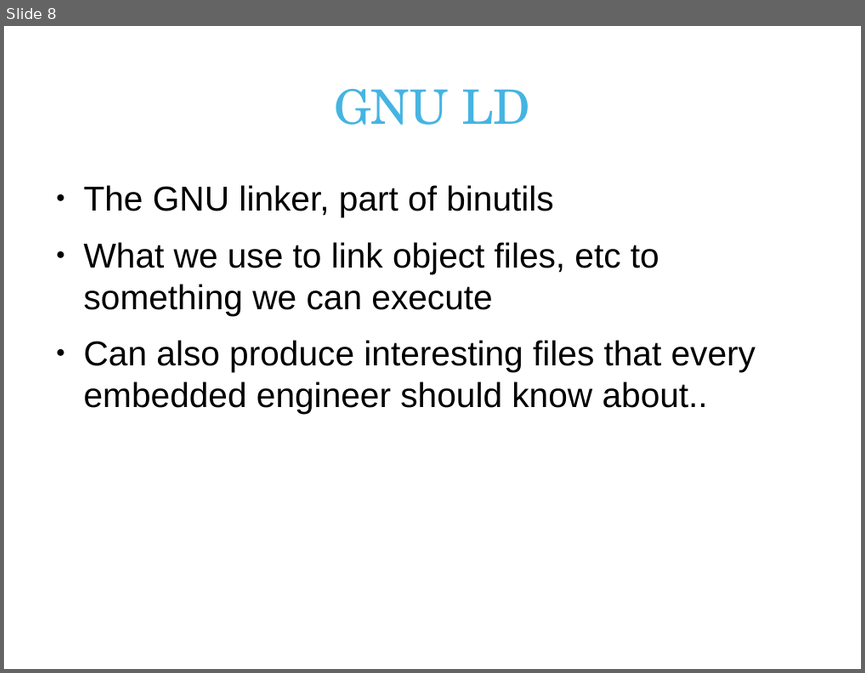
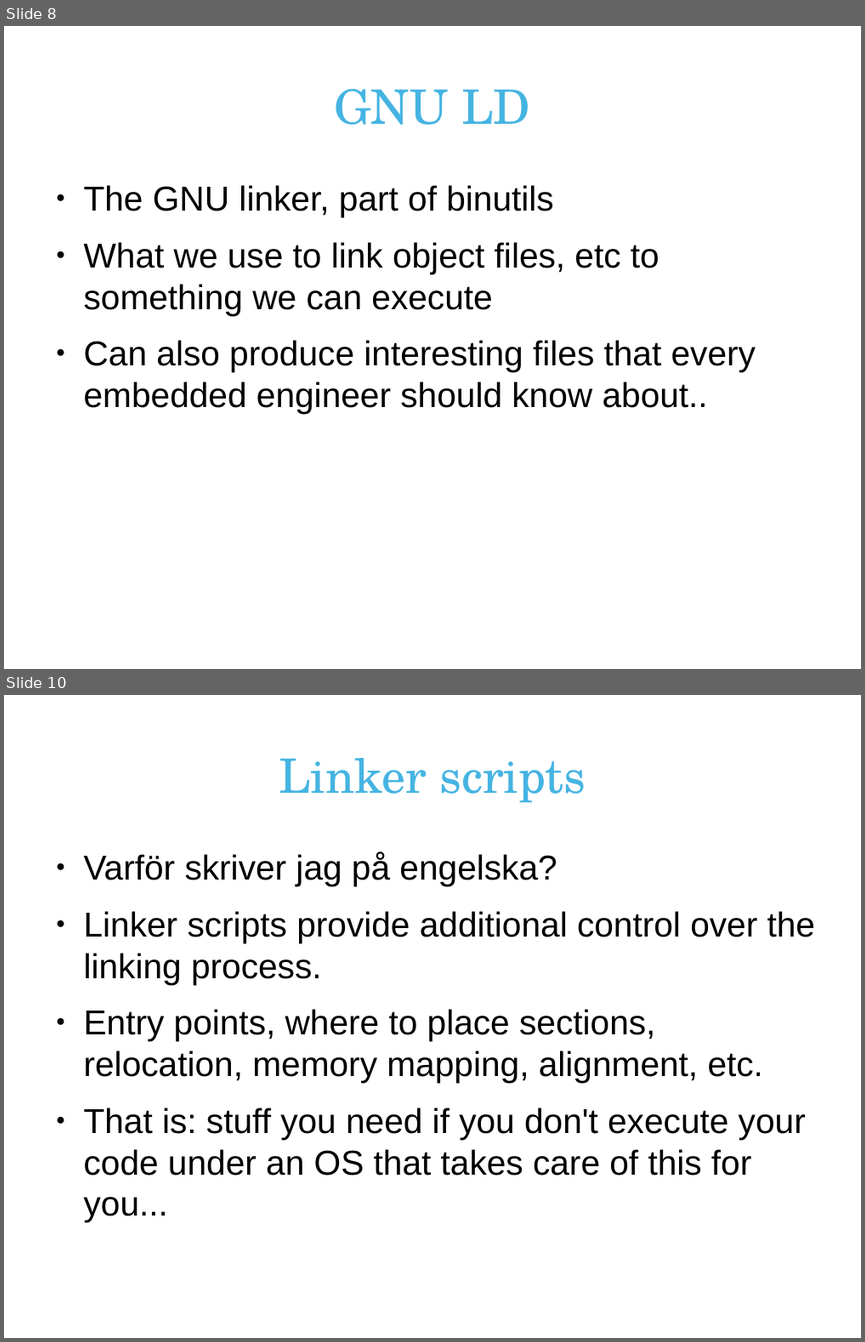
Before and after one commit to hnrkp/khelg2012-1, a slide deck: doc/pres.odp. Shown one above the other, each under a label of ours: slide 8 before the commit, slides 8 and 10 after it; the slides between them are not shown. The pictures are 865x673 and 865x1342 pixels, drawn with LibreOffice and Linux fonts; fonts in the diff are those of the drawing; background and template pictures are left out. Boxes give left, top, right and bottom in pixels: in the first picture for what was removed or moved away, otherwise in the second. Text is boxed around its words. In the diff, an @@ line names an element or a change of style, - is before the commit and + after.

```diff
--- a/doc/pres.odp
+++ b/doc/pres.odp
@@ slide 10 added at box(4, 695, 861, 1338), background #FFFFFF @@
@@ title added at box(279, 758, 585, 803), 44 pt, text #45B4E2 @@
+Linker scripts
@@ text added at box(84, 852, 815, 1222), 32 pt, text #000000 @@
+● Varför skriver jag på engelska?
+● Linker scripts provide additional control over the linking process.
+● Entry points, where to place sections, relocation, memory mapping, alignment, etc.
+● That is: stuff you need if you don't execute your code under an OS that takes care of this for you...
```
Also in this commit, not shown: 1 slide changed, 1 other file.
